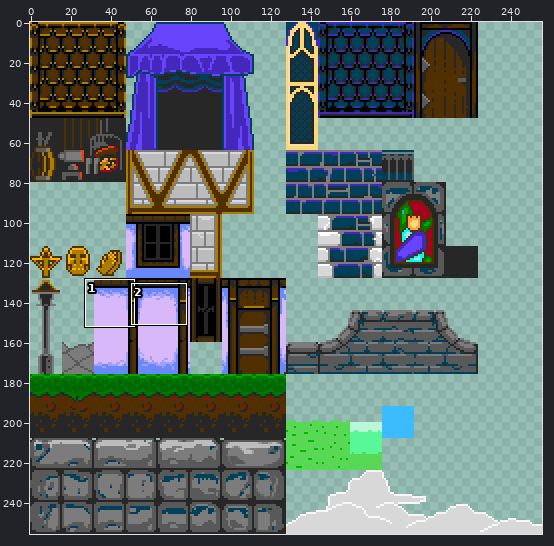
Two states of a sprite sheet, img/tiles/town.gif. Above: a wide view before the commit, with the close-up outlined.
Close-up. First the earlier version:
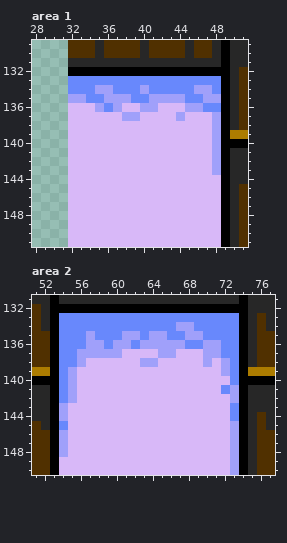
The file is 256x256 pixels. Colours within 5 levels of each other are drawn and written as one. Shown: area 1: x 28..51, y 129..151; area 2: x 51..77, y 131..150. The commit also changed other parts of the picture, which this record leaves out.
The result:
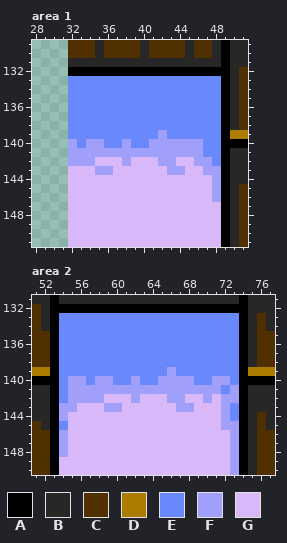
Palette (. is transparent): A #000000  B #272727  C #503000  D #ac7c00  E #6888fc  F #a0a0fa  G #d8b8f8
Difference:
Changed rows in their new state; - is an unchanged pixel.
Area 1:
first column x 32:
134 ---EE---E-----EE-
135 EE--EEE--EEEE--EE
136 EEEE-EEEEEEEEEE--
137 EEEEEEEEEEEEEEEEE
138 EEEEEEEEEEEEEEEEE
139 EEEEEEEEEEFEEEEEE
140 FEFFEEFEEFFFFFFEE
141 FFFFFFFFFFFFFFFEE
142 FFF---F---FF--FFE
143 ---FF------FF--F-
144 ----------------F
145 ----------------F
146 ----------------F
Area 2:
first column x 55:
134 ------------EE----
135 --E---EE-EE--EE---
136 --EE-EE-EEEEE--EE-
137 -EEEEEEEEEEEEEEEE-
138 -EEEEEEEEEEEEEEEEE
139 EEEEEEEEEEEFEEEEEE
140 -FEFFEEFEEFFFFEEFF
141 -FFFFFFFFFFFFFFFF-
142 -FFF---F---FF--F-F
143 F---FF------FF---F
144 -----------------F
145 -----------------F
